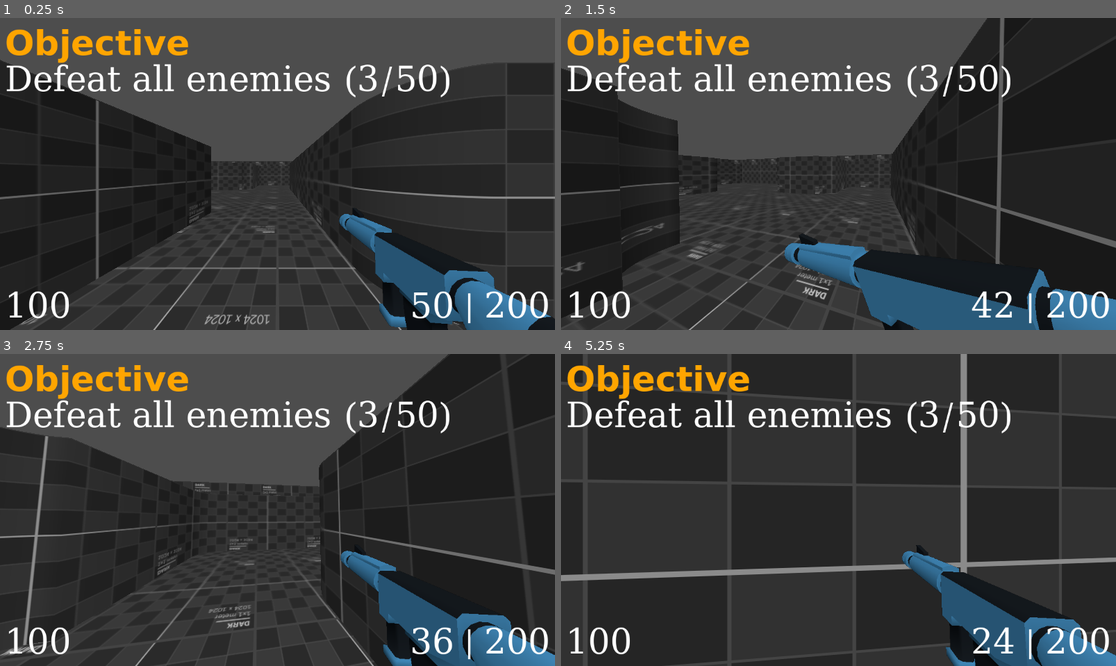
Above: before the commit, frames 1-4 (two rows, left to right).
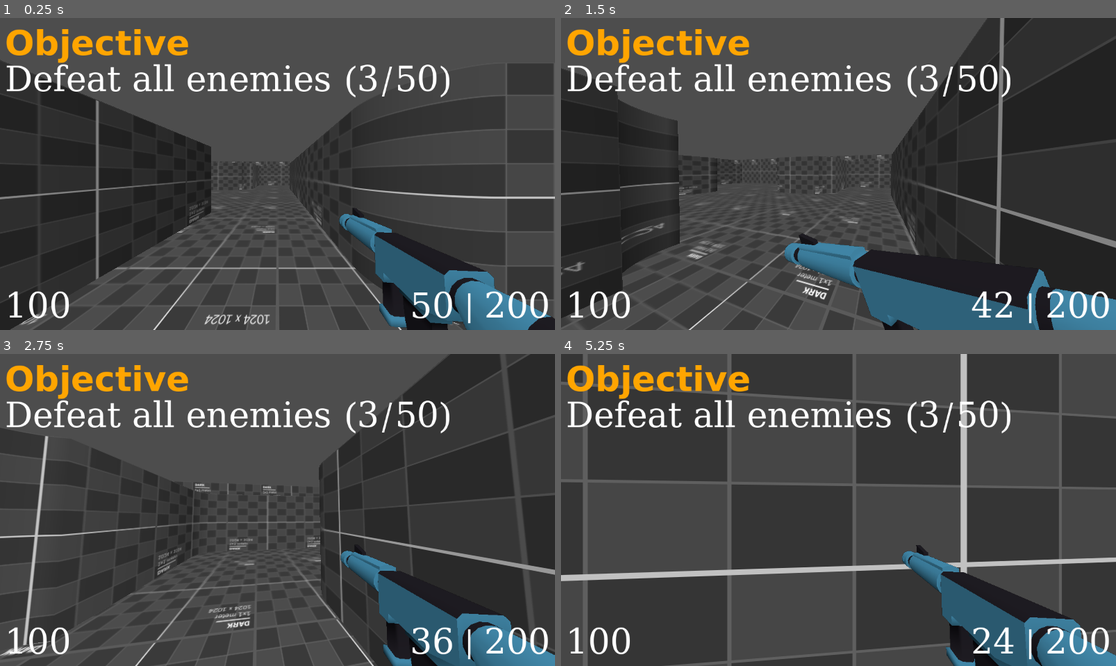
Above: after the commit, the same moments.

Repository: dairycultist/MyTinyGame
Game: Godot game, scene res://world.tscn
Two runs of this game, one before a commit and one after it. Both use one fixed random seed, a clock stepped at 60 frames per second and the inputs below.
Inputs (mouse positions are in pixels of both pictures, inside the frame that each line leads up to):
- Up to frame 1 (0.25 s): no input
- Up to frame 2 (1.5 s): tap Enter at 0.5 s; move the mouse to (866, 174) at 0.52 s; press the mouse at (866, 174) at 0.53 s; hold W (walk_up) from 0.53 s (still down); tap Space (jump) at 0.77 s; move the mouse to (810, 174) at 1.27 s; release the mouse at (810, 174) at 1.28 s; click (810, 174) at 1.35 s
- Up to frame 3 (2.75 s): keep holding W (walk_up); tap Space (jump) at 1.52 s; move the mouse to (288, 503) at 2.02 s; press the mouse at (288, 503) at 2.03 s
- Up to frame 4 (5.25 s): keep holding W (walk_up); move the mouse to (832, 516) at 2.77 s; release the mouse at (832, 516) at 2.78 s; click (832, 516) at 2.85 s; tap Space (jump) at 3.02, 3.77, 4.52 s; move the mouse to (877, 513) at 3.52 s; press the mouse at (877, 513) at 3.53 s; move the mouse to (794, 506) at 4.27 s; release the mouse at (794, 506) at 4.28 s; click (794, 506) at 4.35 s; move the mouse to (844, 510) at 5.02 s; press the mouse at (844, 510) at 5.03 s

The runs differ from the first frame. In frame 1, 2.0% of the frame differs, in the area x 0-100%, y 14-100%; in frame 2, 1.8%; in frame 3, 2.4%; in frame 4, 6.6%, in the area x 0-100%, y 0-100%.

Commit message:
Gun ammo 3

Diff:
--- /dev/null
+++ b/player/player.tscn
@@ -0,0 +1,144 @@
+[gd_scene load_steps=12 format=3 uid="uid://b2gkcd0ajcobs"]
+
+[ext_resource type="Script" uid="uid://dviwqlr1dron" path="res://player/player_controller.gd" id="1_2hs0m"]
+[ext_resource type="ArrayMesh" uid="uid://ctcotpe6cih6u" path="res://player/rifle.obj" id="2_1jxqw"]
+[ext_resource type="Shader" uid="uid://bu0cy2qpwrka2" path="res://shaders/material.gdshader" id="3_dw050"]
+[ext_resource type="Script" uid="uid://bdrdadre31akg" path="res://player/rifle_animator.gd" id="4_b26j0"]
+[ext_resource type="AudioStream" uid="uid://bjd3ycx544pvl" path="res://player/dryfire.wav" id="5_g6k8r"]
+[ext_resource type="AudioStream" uid="uid://dyf71o0e2k60a" path="res://player/gunshot.wav" id="5_n7ghd"]
+[ext_resource type="Theme" uid="uid://cp2y1w0do1rye" path="res://player/gui_theme.tres" id="6_nvl01"]
+
+[sub_resource type="ShaderMaterial" id="ShaderMaterial_boad6"]
+render_priority = 0
+shader = ExtResource("3_dw050")
+shader_parameter/color = Color(0.124703, 0.115967, 0.137801, 1)
+shader_parameter/uv_scale = 1.0
+
+[sub_resource type="ShaderMaterial" id="ShaderMaterial_rgyib"]
+render_priority = 0
+shader = ExtResource("3_dw050")
+shader_parameter/color = Color(0.257607, 0.531815, 0.663661, 1)
+shader_parameter/uv_scale = 1.0
+
+[sub_resource type="CapsuleShape3D" id="CapsuleShape3D_gv5m4"]
+
+[sub_resource type="SystemFont" id="SystemFont_pkg7o"]
+font_names = PackedStringArray("Tw Cen MT", "Monospace")
+font_weight = 700
+subpixel_positioning = 0
+
+[node name="Player" type="CharacterBody3D"]
+script = ExtResource("1_2hs0m")
+
+[node name="GUIGunOverlay" type="SubViewportContainer" parent="."]
+anchors_preset = 15
+anchor_right = 1.0
+anchor_bottom = 1.0
+grow_horizontal = 2
+grow_vertical = 2
+stretch = true
+
+[node name="GunOverlay" type="SubViewport" parent="GUIGunOverlay"]
+transparent_bg = true
+handle_input_locally = false
+size = Vector2i(1152, 648)
+render_target_update_mode = 4
+
+[node name="Camera3D" type="Camera3D" parent="GUIGunOverlay/GunOverlay"]
+transform = Transform3D(1, 0, 0, 0, 1, 0, 0, 0, 1, 0, 100, 0)
+
+[node name="Rifle" type="MeshInstance3D" parent="GUIGunOverlay/GunOverlay/Camera3D"]
+transform = Transform3D(-0.0507616, -0.0462868, -0.0726691, -0.0372851, 0.0878383, -0.0299041, 0.0776729, 0.011915, -0.0618462, -0.638, -0.63, -1.206)
+mesh = ExtResource("2_1jxqw")
+surface_material_override/0 = SubResource("ShaderMaterial_boad6")
+surface_material_override/1 = SubResource("ShaderMaterial_rgyib")
+script = ExtResource("4_b26j0")
+
+[node name="Collider" type="CollisionShape3D" parent="."]
+transform = Transform3D(1, 0, 0, 0, 1, 0, 0, 0, 1, 0, 1, 0)
+shape = SubResource("CapsuleShape3D_gv5m4")
+
+[node name="Camera3D" type="Camera3D" parent="."]
+transform = Transform3D(1, 0, 0, 0, 1, 0, 0, 0, 1, 0, 1.5, 0)
+fov = 100.0
+
+[node name="AudioGunshot" type="AudioStreamPlayer3D" parent="."]
+stream = ExtResource("5_n7ghd")
+
+[node name="AudioDryfire" type="AudioStreamPlayer3D" parent="."]
+stream = ExtResource("5_g6k8r")
+
+[node name="GUITopLeft" type="Control" parent="."]
+layout_mode = 3
+anchors_preset = 0
+offset_left = 10.0
+offset_top = 10.0
+offset_right = 50.0
+offset_bottom = 50.0
+
+[node name="ObjectiveText" type="RichTextLabel" parent="GUITopLeft"]
+layout_mode = 0
+offset_right = 1059.0
+offset_bottom = 409.0
+theme = ExtResource("6_nvl01")
+theme_override_fonts/bold_font = SubResource("SystemFont_pkg7o")
+bbcode_enabled = true
+text = "[b][color=orange]Objective[/color][/b]
+Defeat all enemies (3/50)"
+scroll_active = false
+autowrap_mode = 0
+
+[node name="GUIBottomRight" type="Control" parent="."]
+layout_mode = 3
+anchors_preset = 3
+anchor_left = 1.0
+anchor_top = 1.0
+anchor_right = 1.0
+anchor_bottom = 1.0
+offset_left = -50.0
+offset_top = -50.0
+offset_right = -10.0
+offset_bottom = -10.0
+grow_horizontal = 0
+grow_vertical = 0
+
+[node name="AmmoText" type="RichTextLabel" parent="GUIBottomRight"]
+layout_mode = 1
+anchors_preset = 3
+anchor_left = 1.0
+anchor_top = 1.0
+anchor_right = 1.0
+anchor_bottom = 1.0
+offset_left = -831.0
+offset_top = -103.0
+grow_horizontal = 0
+grow_vertical = 0
+theme = ExtResource("6_nvl01")
+text = "50 | 200"
+scroll_active = false
+horizontal_alignment = 2
+vertical_alignment = 2
+
+[node name="GUIBottomLeft" type="Control" parent="."]
+layout_mode = 3
+anchors_preset = 2
+anchor_top = 1.0
+anchor_bottom = 1.0
+offset_left = 10.0
+offset_top = -10.0
+offset_right = 10.0
+offset_bottom = -10.0
+grow_vertical = 0
+
+[node name="HealthText" type="RichTextLabel" parent="GUIBottomLeft"]
+layout_mode = 1
+anchors_preset = 2
+anchor_top = 1.0
+anchor_bottom = 1.0
+offset_top = -106.0
+offset_right = 185.0
+grow_vertical = 0
+theme = ExtResource("6_nvl01")
+text = "100"
+scroll_active = false
+vertical_alignment = 2
--- a/player_controller.gd
+++ b/player/player_controller.gd
@@ -34,7 +34,7 @@
 				clip_ammo -= 1
 				$GUIBottomRight/AmmoText.text = str(clip_ammo, " | ", reserve_ammo)
 			else:
-				pass
+				$AudioDryfire.play()
 
 	else:
 		gunshot_cooldown -= delta
--- a/shaders/material.gdshader
+++ b/shaders/material.gdshader
@@ -7,7 +7,7 @@
 
 void fragment() {
 
-	float lightness = dot(NORMAL, vec3(0, 0.5, 0.3)) * 0.5 + 0.5;
+	float lightness = smoothstep(0.0, 0.8, dot(NORMAL, vec3(0, 0.5, 0.3)) * 0.5 + 0.5);
 
 	ALBEDO = texture(tex, UV * uv_scale).rgb * lightness * color.rgb;
 }
--- a/world.tscn
+++ b/world.tscn
@@ -1,151 +1,16 @@
-[gd_scene load_steps=14 format=3 uid="uid://bv5mxjlkjka5v"]
+[gd_scene load_steps=5 format=3 uid="uid://bv5mxjlkjka5v"]
 
-[ext_resource type="Script" uid="uid://dviwqlr1dron" path="res://player_controller.gd" id="1_fj7yv"]
-[ext_resource type="ArrayMesh" uid="uid://ctcotpe6cih6u" path="res://rifle.obj" id="2_aqk2v"]
+[ext_resource type="PackedScene" uid="uid://b2gkcd0ajcobs" path="res://player/player.tscn" id="1_tlwt5"]
 [ext_resource type="ArrayMesh" uid="uid://ba6s25wymtm30" path="res://arena/arena.obj" id="2_fj7yv"]
-[ext_resource type="AudioStream" uid="uid://dyf71o0e2k60a" path="res://gunshot.wav" id="2_gbfbk"]
 [ext_resource type="Material" uid="uid://cie6t88ijg23m" path="res://arena/debug.tres" id="3_aqk2v"]
-[ext_resource type="Shader" uid="uid://bu0cy2qpwrka2" path="res://shaders/material.gdshader" id="3_tlwt5"]
-[ext_resource type="Script" uid="uid://bdrdadre31akg" path="res://rifle_animator.gd" id="6_dwbse"]
-[ext_resource type="Theme" uid="uid://cp2y1w0do1rye" path="res://new_theme.tres" id="7_pkg7o"]
-
-[sub_resource type="ShaderMaterial" id="ShaderMaterial_036b0"]
-render_priority = 0
-shader = ExtResource("3_tlwt5")
-shader_parameter/color = Color(0.119667, 0.141614, 0.163688, 1)
-shader_parameter/uv_scale = 1.0
-
-[sub_resource type="ShaderMaterial" id="ShaderMaterial_dwbse"]
-render_priority = 0
-shader = ExtResource("3_tlwt5")
-shader_parameter/color = Color(0.322353, 0.675039, 0.919007, 1)
-shader_parameter/uv_scale = 1.0
-
-[sub_resource type="CapsuleShape3D" id="CapsuleShape3D_gv5m4"]
-
-[sub_resource type="SystemFont" id="SystemFont_pkg7o"]
-font_names = PackedStringArray("Tw Cen MT", "Monospace")
-font_weight = 700
 
 [sub_resource type="ConcavePolygonShape3D" id="ConcavePolygonShape3D_tlwt5"]
 data = PackedVector3Array(19, 0, 19, -19, 0, 19, 19, 0, -19, 19, 0, -19, -19, 0, 19, -19, 0, -19, 19, 3.1961, -19, 19,  …(135098 unchanged characters)…
 
 [node name="World" type="Node3D"]
 
-[node name="Player" type="CharacterBody3D" parent="."]
+[node name="Player" parent="." instance=ExtResource("1_tlwt5")]
 transform = Transform3D(1, 0, 0, 0, 1, 0, 0, 0, 1, 0, 0, -1.4803)
-script = ExtResource("1_fj7yv")
-
-[node name="GUIGunOverlay" type="SubViewportContainer" parent="Player"]
-anchors_preset = 15
-anchor_right = 1.0
-anchor_bottom = 1.0
-grow_horizontal = 2
-grow_vertical = 2
-stretch = true
-
-[node name="GunOverlay" type="SubViewport" parent="Player/GUIGunOverlay"]
-transparent_bg = true
-handle_input_locally = false
-size = Vector2i(1152, 648)
-render_target_update_mode = 4
-
-[node name="Camera3D" type="Camera3D" parent="Player/GUIGunOverlay/GunOverlay"]
-transform = Transform3D(1, 0, 0, 0, 1, 0, 0, 0, 1, 0, 100, 0)
-
-[node name="Rifle" type="MeshInstance3D" parent="Player/GUIGunOverlay/GunOverlay/Camera3D"]
-transform = Transform3D(-0.0507616, -0.0462868, -0.0726691, -0.0372851, 0.0878383, -0.0299041, 0.0776729, 0.011915, -0.0618462, -0.638, -0.63, -1.206)
-mesh = ExtResource("2_aqk2v")
-skeleton = NodePath("../../../../..")
-surface_material_override/0 = SubResource("ShaderMaterial_036b0")
-surface_material_override/1 = SubResource("ShaderMaterial_dwbse")
-script = ExtResource("6_dwbse")
-
-[node name="Collider" type="CollisionShape3D" parent="Player"]
-transform = Transform3D(1, 0, 0, 0, 1, 0, 0, 0, 1, 0, 1, 0)
-shape = SubResource("CapsuleShape3D_gv5m4")
-
-[node name="Camera3D" type="Camera3D" parent="Player"]
-transform = Transform3D(1, 0, 0, 0, 1, 0, 0, 0, 1, 0, 1.5, 0)
-fov = 100.0
-
-[node name="AudioGunshot" type="AudioStreamPlayer3D" parent="Player"]
-stream = ExtResource("2_gbfbk")
-
-[node name="GUITopLeft" type="Control" parent="Player"]
-layout_mode = 3
-anchors_preset = 0
-offset_left = 10.0
-offset_top = 10.0
-offset_right = 50.0
-offset_bottom = 50.0
-
-[node name="ObjectiveText" type="RichTextLabel" parent="Player/GUITopLeft"]
-layout_mode = 0
-offset_right = 1059.0
-offset_bottom = 409.0
-theme = ExtResource("7_pkg7o")
-theme_override_fonts/bold_font = SubResource("SystemFont_pkg7o")
-bbcode_enabled = true
-text = "[b][color=orange]Objective[/color][/b]
-Defeat all enemies (3/50)"
-scroll_active = false
-autowrap_mode = 0
-
-[node name="GUIBottomRight" type="Control" parent="Player"]
-layout_mode = 3
-anchors_preset = 3
-anchor_left = 1.0
-anchor_top = 1.0
-anchor_right = 1.0
-anchor_bottom = 1.0
-offset_left = -50.0
-offset_top = -50.0
-offset_right = -10.0
-offset_bottom = -10.0
-grow_horizontal = 0
-grow_vertical = 0
-
-[node name="AmmoText" type="RichTextLabel" parent="Player/GUIBottomRight"]
-layout_mode = 1
-anchors_preset = 3
-anchor_left = 1.0
-anchor_top = 1.0
-anchor_right = 1.0
-anchor_bottom = 1.0
-offset_left = -831.0
-offset_top = -103.0
-grow_horizontal = 0
-grow_vertical = 0
-theme = ExtResource("7_pkg7o")
-text = "50 | 200"
-scroll_active = false
-horizontal_alignment = 2
-vertical_alignment = 2
-
-[node name="GUIBottomLeft" type="Control" parent="Player"]
-layout_mode = 3
-anchors_preset = 2
-anchor_top = 1.0
-anchor_bottom = 1.0
-offset_left = 10.0
-offset_top = -10.0
-offset_right = 10.0
-offset_bottom = -10.0
-grow_vertical = 0
-
-[node name="HealthText" type="RichTextLabel" parent="Player/GUIBottomLeft"]
-layout_mode = 1
-anchors_preset = 2
-anchor_top = 1.0
-anchor_bottom = 1.0
-offset_top = -106.0
-offset_right = 185.0
-grow_vertical = 0
-theme = ExtResource("7_pkg7o")
-text = "100"
-scroll_active = false
-vertical_alignment = 2
 
 [node name="Arena" type="StaticBody3D" parent="."]
 transform = Transform3D(1, 0, 0, 0, 1, 0, 0, 0, 1, 0.169305, 2.38419e-07, 2.16389)
Not shown, changed: player/dryfire.wav.import
Renamed: new_theme.tres -> player/gui_theme.tres
Not shown, added: player/gunshot.wav.import
Renamed: player_controller.gd.uid -> player/player_controller.gd.uid
Renamed: rifle.obj -> player/rifle.obj
Not shown, added: player/rifle.obj.import
Renamed: rifle_animator.gd -> player/rifle_animator.gd
Renamed: rifle_animator.gd.uid -> player/rifle_animator.gd.uid
Not shown, removed: rifle.obj.import
Not shown, added: player/dryfire.wav
Not shown, added: player/gunshot.wav
